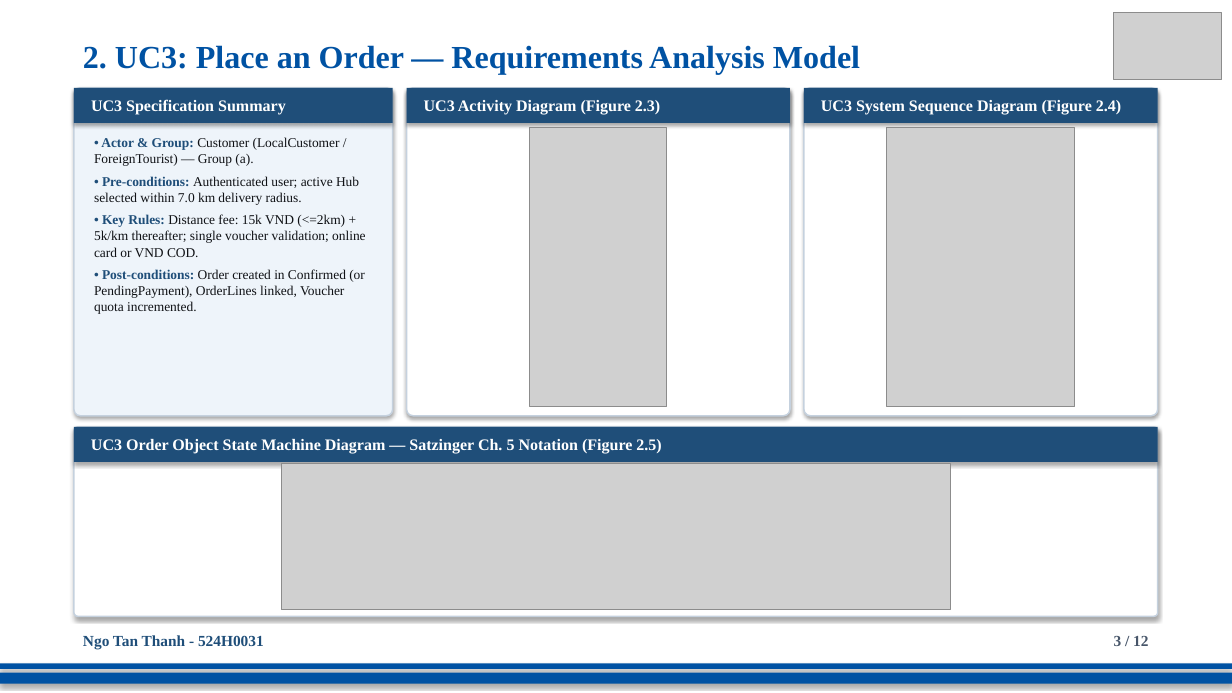
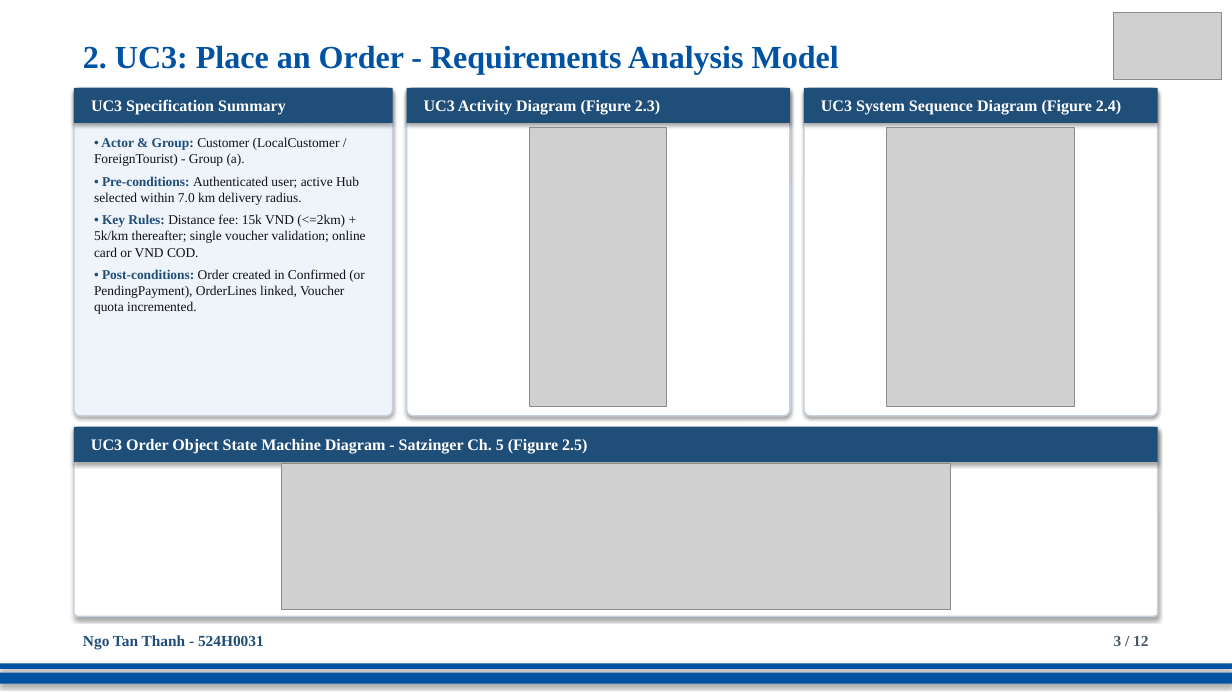
Before and after one commit to DoQuocTrung06/SaigonBite-RAD-TeamF10, a slide deck: slide 3 of Part_2/TeamF10_Presentation_for_SaigonBite.pptx. Drawn at 1232x693 pixels with LibreOffice and Linux fonts; fonts in the diff are those of the drawing; grey boxes stand for pictures. Boxes give left, top, right and bottom in pixels: in the first picture for what was removed or moved away, otherwise in the second. Text is boxed around its words. In the diff, an @@ line names an element or a change of style, - is before the commit and + after.

```diff
--- a/Part_2/TeamF10_Presentation_for_SaigonBite.pptx
+++ b/Part_2/TeamF10_Presentation_for_SaigonBite.pptx
@@ text at [83,45,839,75]: text changed @@
-2. UC3: Place an Order — Requirements Analysis Model
+2. UC3: Place an Order - Requirements Analysis Model
@@ text at [94,137,340,166]: text changed @@
-• Actor & Group: Customer (LocalCustomer / ForeignTourist) — Group (a).
+• Actor & Group: Customer (LocalCustomer / ForeignTourist) - Group (a).
@@ text in rectangle at [91,439,587,454]: text changed @@
-UC3 Order Object State Machine Diagram — Satzinger Ch. 5 Notation (Figure 2.5)
+UC3 Order Object State Machine Diagram - Satzinger Ch. 5 (Figure 2.5)
```
Also in this commit, not shown: 9 other slides changed, 1 other file.
